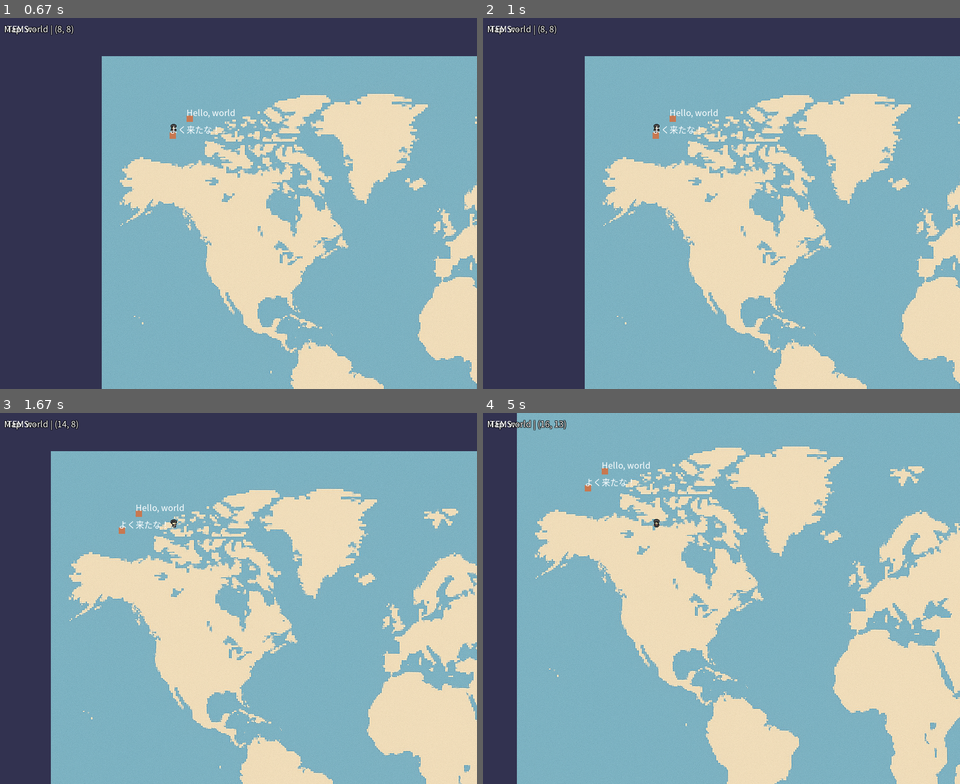
Above: before the commit, frames 1-4 (two rows, left to right).
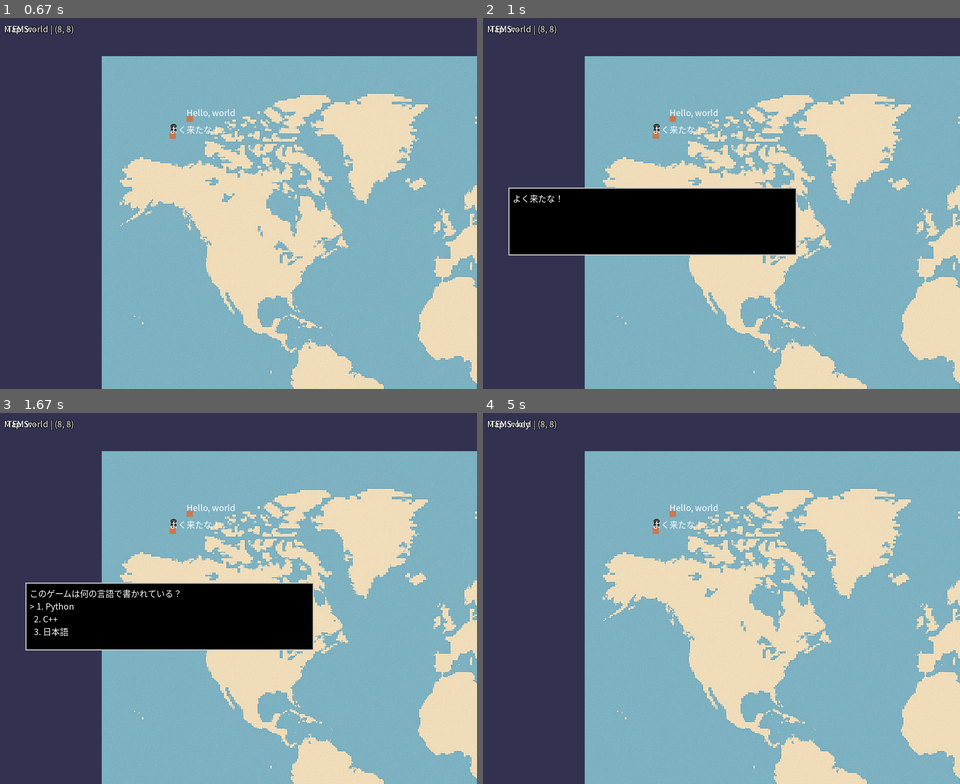
Above: after the commit, the same moments.

Repository: pantsman-jp/PBL_Game
Game: pygame game, started from src/main.py
Same seed, same stepped clock (60 frames per second), same inputs: the game is played once before the commit and once after it.
Inputs (mouse positions are in pixels of both pictures, inside the frame that each line leads up to):
- Up to frame 1 (0.67 s): click (238, 203) at 0.38 s
- Up to frame 2 (1 s): tap Z at 0.67 s
- Up to frame 3 (1.67 s): hold Right 1-1.47 s; tap Z at 1.07, 1.37 s
- Up to frame 4 (5 s): hold Right 1.83-2.3 s; tap Z at 1.9, 2.2, 2.4, 2.7, 2.97, 3.3, 3.6, 3.73, 4.13, 4.43, 4.8 s; hold Left 2.33-2.87 s; hold Down 2.9-3.2 s; hold Left 3.23-3.63 s; hold Up 3.67-4.03 s; hold Right 4.07-4.7 s; hold Down from 4.73 s (still down)

Frame 1 is identical in both runs. In frame 2, 11% of the frame differs, in the area x 5-66%, y 45-64%; in frame 3, 42%; in frame 4, 57%, in the area x 7-100%, y 0-100%.

Commit message:
resolve cannot speak to npc

Diff:
--- a/src/core/talk.py
+++ b/src/core/talk.py
@@ -94,14 +94,17 @@
 
     def try_talk(self):
         """
-        プレイヤー位置に一致するNPCを探索して会話開始
+        プレイヤー位置の四近傍にいるNPCを探索して会話開始
         """
-        for [key, data] in self.dialogues.items():
+        px, py = self.app.x, self.app.y
+        for key, data in self.dialogues.items():
             pos = data.get("position")
-            if pos and (pos[0], pos[1]) == (self.app.x, self.app.y):
-                self.active = key
-                self.open_dialog(data)
-                return
+            if pos:
+                nx, ny = pos[0], pos[1]
+                if abs(nx - px) + abs(ny - py) == 1:  # 四近傍判定
+                    self.active = key
+                    self.open_dialog(data)
+                    return
 
     def open_dialog(self, data):
         """
